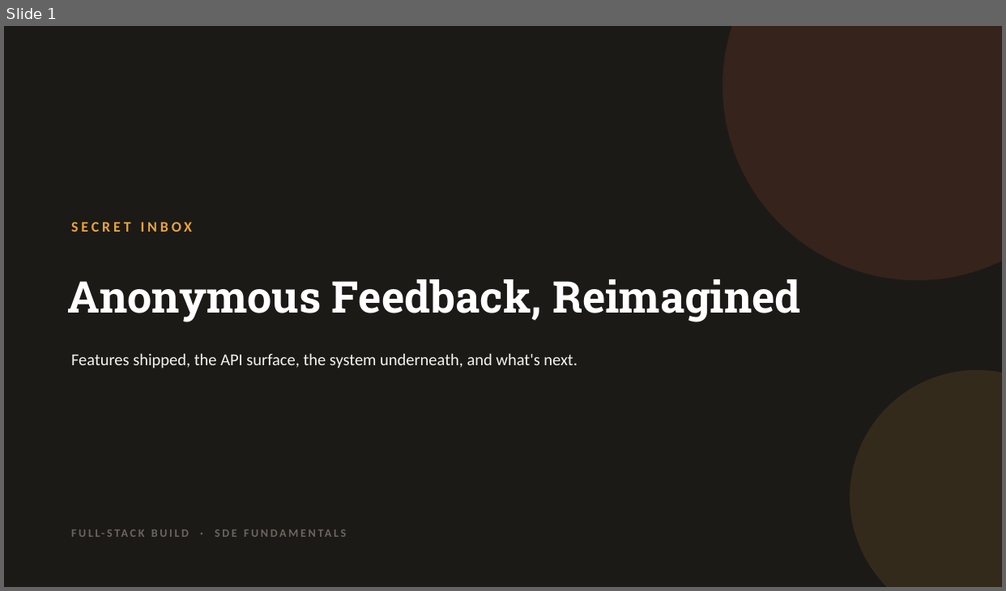
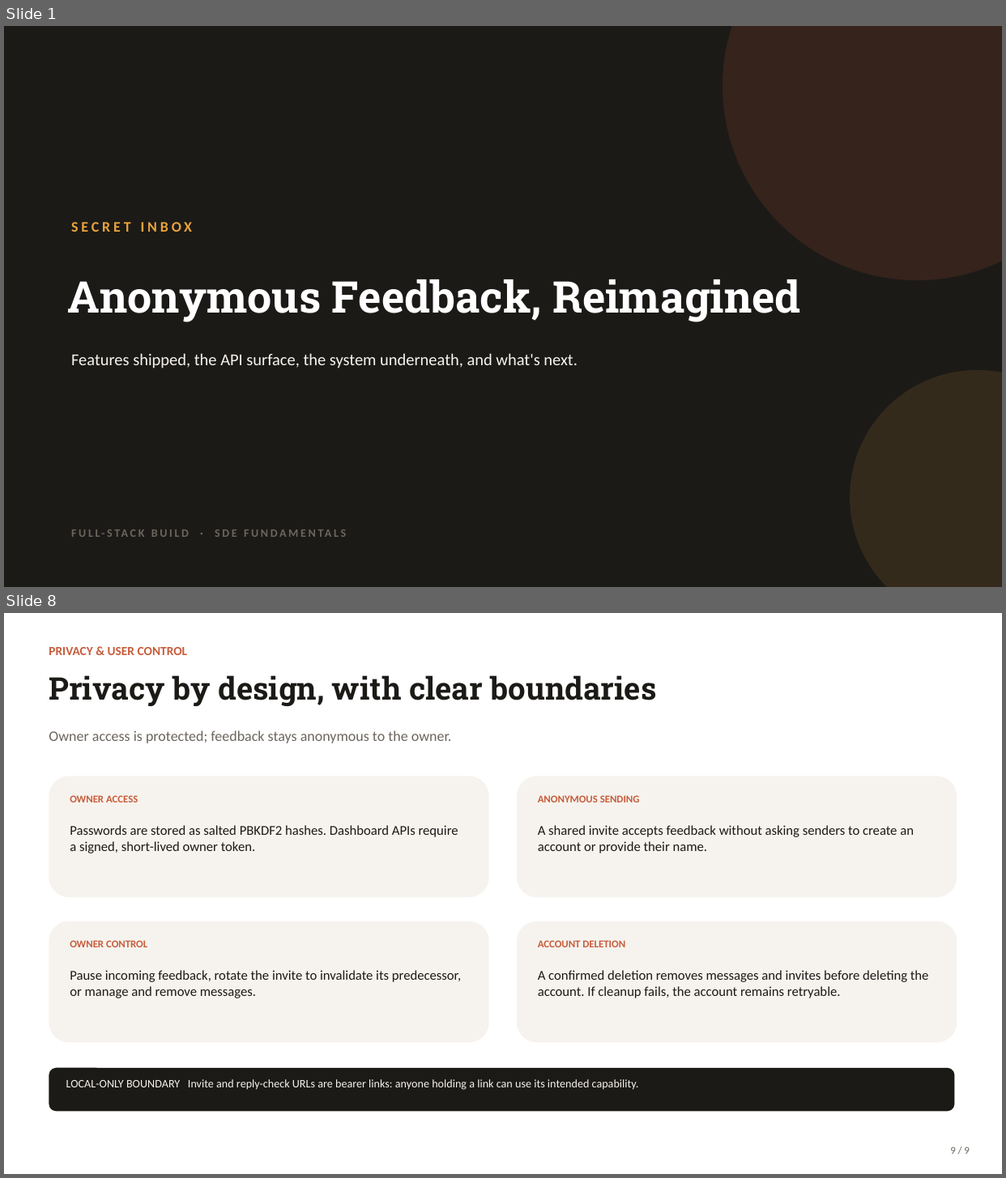
Before and after one commit to VedanshuPatel/Secret-Inbox, a slide deck: Secret_Inbox_Overview.pptx. Shown one above the other, each under a label of ours: slide 1 before the commit, slides 1 and 8 after it; the slides between them are not shown. The pictures are 1006x591 and 1006x1178 pixels, drawn with LibreOffice and Linux fonts; fonts in the diff are those of the drawing. Boxes give left, top, right and bottom in pixels: in the first picture for what was removed or moved away, otherwise in the second. Text is boxed around its words. In the diff, an @@ line names an element or a change of style, - is before the commit and + after.

```diff
--- a/Secret_Inbox_Overview.pptx
+++ b/Secret_Inbox_Overview.pptx
@@ slide 8 added at (4,613,1002,1174), background #FFFFFF @@
@@ text added at (49,647,188,655), 12 pt, text #C75D3C, bold @@
+PRIVACY & USER CONTROL
@@ text added at (49,675,657,707), 30 pt, text #1C1A17, bold @@
+Privacy by design, with clear boundaries
@@ text added at (49,730,452,743), 14 pt, text #6B655C @@
+Owner access is protected; feedback stays anonymous to the owner.
@@ rounded rectangle added at (49,776,489,897), fill #F6F3EE @@
@@ rounded rectangle added at (517,776,957,897), fill #F6F3EE @@
@@ text added at (70,795,138,803), 10 pt, text #C75D3C, bold @@
+OWNER ACCESS
@@ text added at (538,795,640,803), 10 pt, text #C75D3C, bold @@
+ANONYMOUS SENDING
@@ text added at (70,825,458,854), 13 pt, text #1C1A17 @@
+Passwords are stored as salted PBKDF2 hashes. Dashboard APIs require a signed, short-lived owner token.
@@ text added at (538,825,914,854), 13 pt, text #1C1A17 @@
+A shared invite accepts feedback without asking senders to create an account or provide their name.
@@ rounded rectangle added at (49,922,489,1043), fill #F6F3EE @@
@@ rounded rectangle added at (517,922,957,1043), fill #F6F3EE @@
@@ text added at (70,940,147,948), 10 pt, text #C75D3C, bold @@
+OWNER CONTROL
@@ text added at (538,940,625,948), 10 pt, text #C75D3C, bold @@
+ACCOUNT DELETION
@@ text added at (70,970,461,999), 13 pt, text #1C1A17 @@
+Pause incoming feedback, rotate the invite to invalidate its predecessor, or manage and remove messages.
@@ text added at (538,970,929,999), 13 pt, text #1C1A17 @@
+A confirmed deletion removes messages and invites before deleting the account. If cleanup fails, the account remains retryable.
@@ rounded rectangle added at (49,1068,955,1112), fill #1C1A17 @@
@@ text added at (66,1080,639,1090), 11 pt, text #F6F3EE @@
+LOCAL-ONLY BOUNDARY Invite and reply-check URLs are bearer links: anyone holding a link can use its intended capability.
@@ text added at (950,1147,969,1154), 10 pt, text #6B655C @@
+9 / 9
```
Also in this commit, not shown: 6 slides changed, 1 slide removed, 20 other files.
